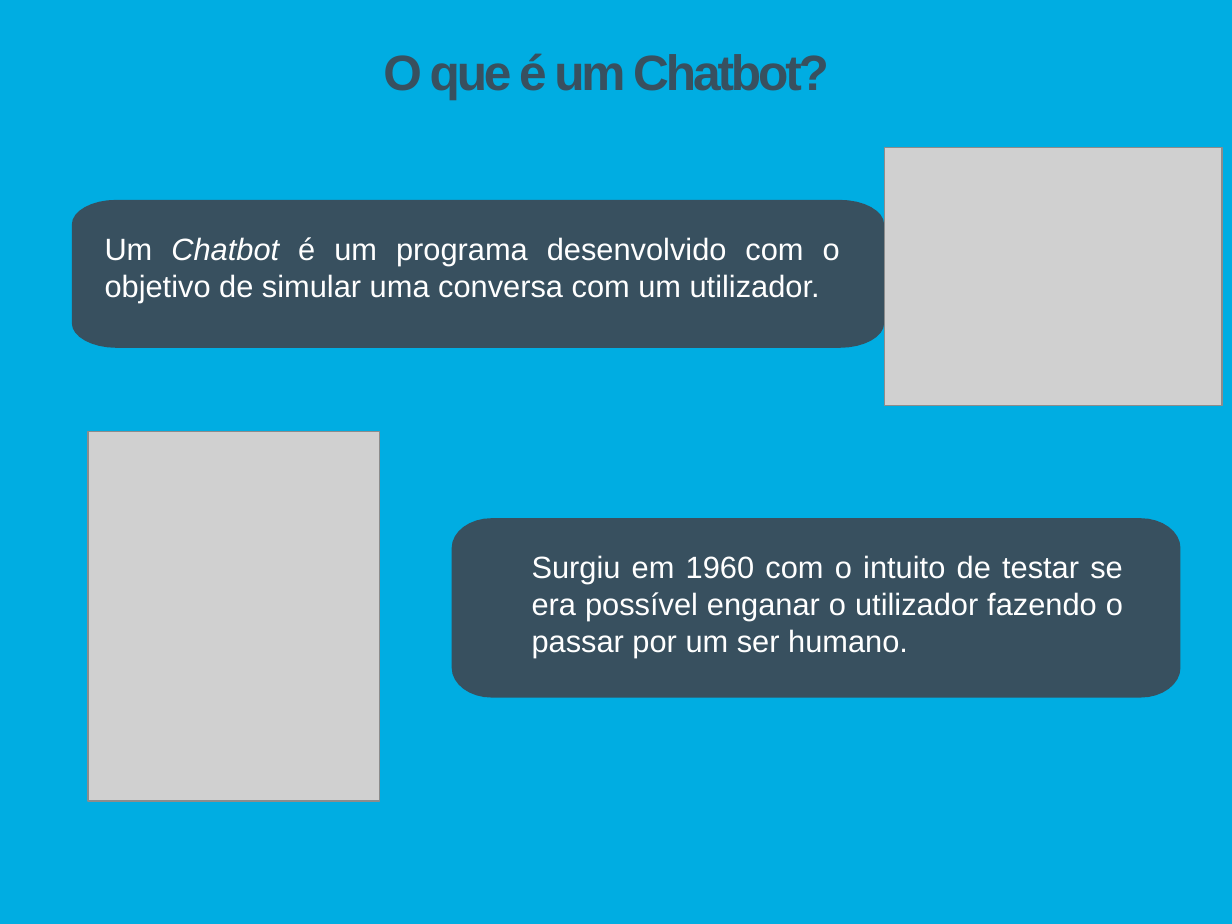
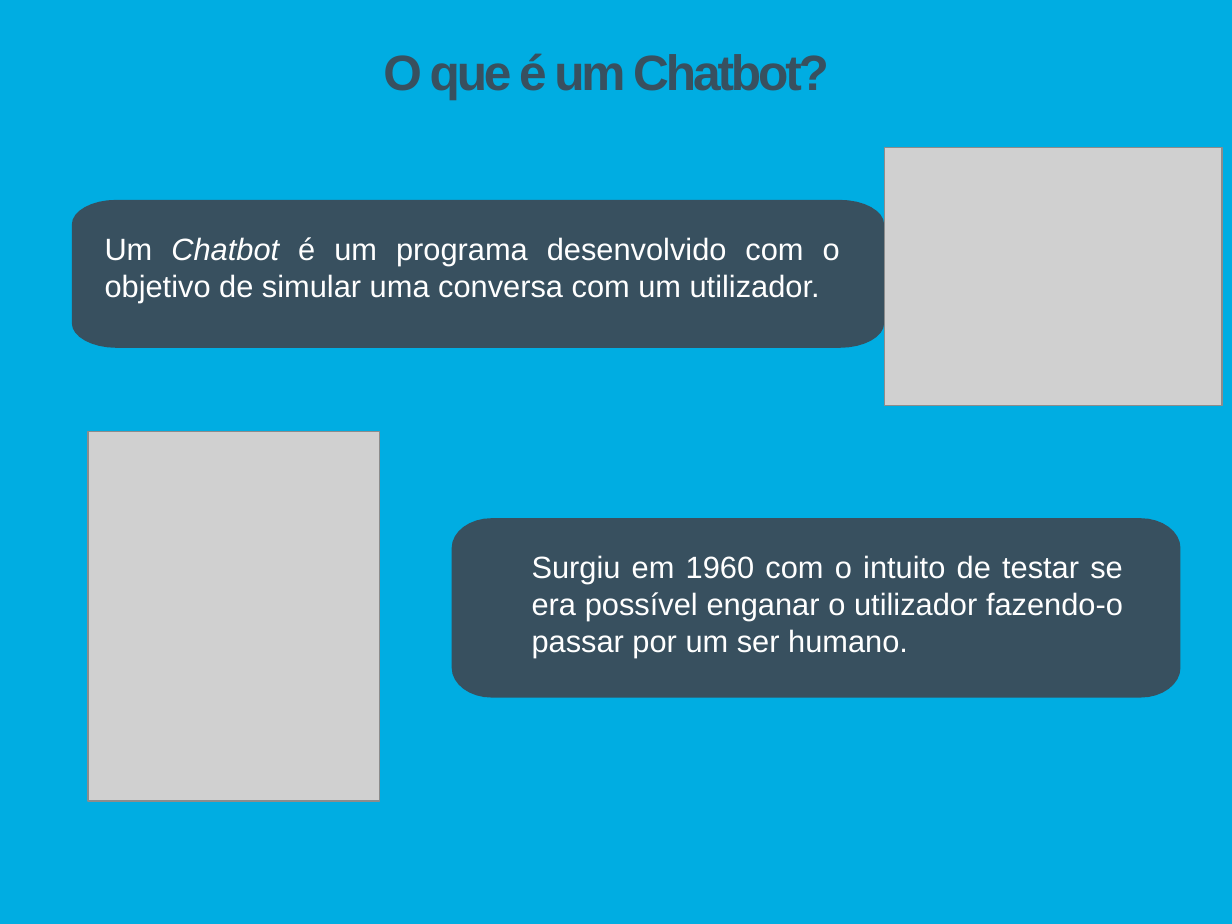
Before and after one commit to Tibblue/PLC, a slide deck: slide 3 of LEI/apresentações/apresLEI_raul.pptx. Drawn at 1232x924 pixels with LibreOffice and Linux fonts; fonts in the diff are those of the drawing; grey boxes stand for pictures. Boxes give left, top, right and bottom in pixels: in the first picture for what was removed or moved away, otherwise in the second. Text is boxed around its words. In the diff, an @@ line names an element or a change of style, - is before the commit and + after.

```diff
--- a/LEI/apresentações/apresLEI_raul.pptx
+++ b/LEI/apresentações/apresLEI_raul.pptx
@@ text at (x1=532, y1=555, x2=1123, y2=658): text changed @@
-Surgiu em 1960 com o intuito de testar se era possível enganar o utilizador fazendo o passar por um ser humano.
+Surgiu em 1960 com o intuito de testar se era possível enganar o utilizador fazendo-o passar por um ser humano.
```
Also in this commit, not shown: 5 other slides changed, 4 slides added, 3 slides removed.
